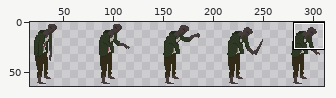
One commit to this sprite sheet: Assets/EntitiesSprites/Enemies/Zombie/zombie_attack.png. Above: a wide view before the commit, with the close-up outlined.
Close-up. Before the commit:
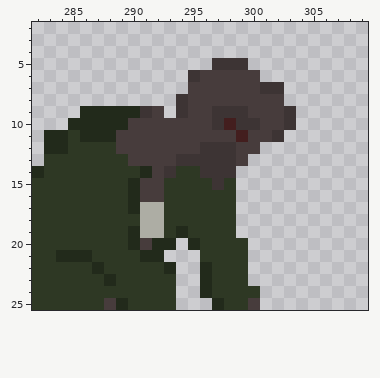
The file is 320x64 pixels. Colours within 5 levels of each other are drawn and written as one. Shown: x 282..309, y 2..25. The wide view leaves out empty margins. The commit also changed other parts of the picture, which this record leaves out.
After:
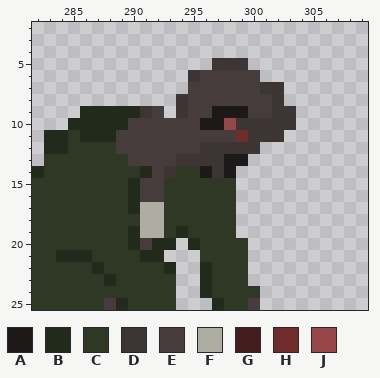
Palette (. is transparent): A #1d1919  B #222a1b  C #2e3824  D #3d3434  E #473c3c  F #adada4  G #431e1e  H #712c2c  J #974747
The exact change:
Changed rows in their new state; - is an unchanged pixel.
first column x 296:
 8 ------D
 9 -AAA--D
10 AAJ--DD
11 ---HDD-
12 ---DD--
13 --AA---
14 A-A----
15 -C-----
Pixel boxes of the changes (left, top, right, bottom) in both close-ups:
changed: (200, 94, 284, 190)
